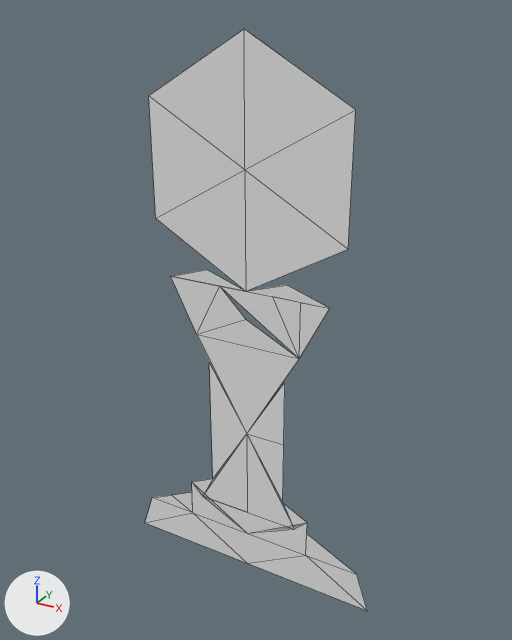
The OBJ model RLChess/resources/pawn.obj, before and after one commit.
Both versions are drawn from a 50 mm camera at (46.6, -37.9, -9.9) aimed at (25.3, 0.8, -29.3). Every picture has the same lights, and +X, +Y and +Z are marked at lower left. Mesh edges are drawn as thin lines. Where no turn or scale is listed for an object, it has been applied to the vertices.

The first picture shows 'pawn'.
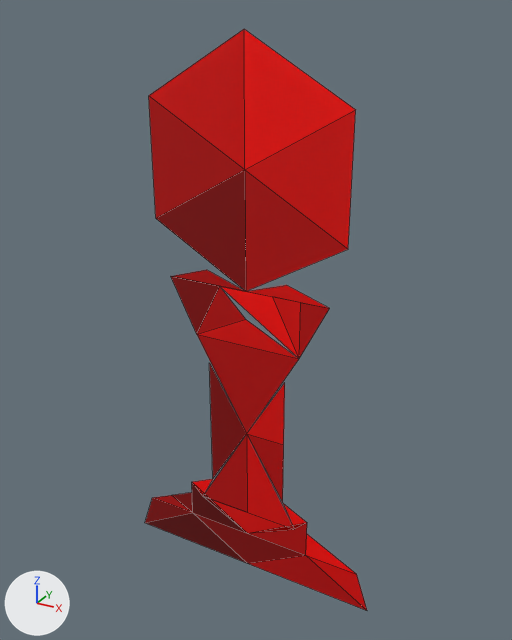
The edits, one by one:
Material 'Unit0' (mat_unit0) changes colour from white #e7e7e7 to dark red #630000; in linear values from (0.8, 0.8, 0.8) to (0.125, 0.0, 0.0).
Material 'Unit1' (mat_unit1) changes colour from white #e7e7e7 to red #890000; in linear values from (0.8, 0.8, 0.8) to (0.25, 0.0, 0.0).
Material 'Unit2' (mat_unit2) changes colour from white #e7e7e7 to red #bc0000; in linear values from (0.8, 0.8, 0.8) to (0.5, 0.0, 0.0).
Material 'Unit3' (mat_unit3) changes colour from white #e7e7e7 to red #e10000; in linear values from (0.8, 0.8, 0.8) to (0.75, 0.0, 0.0).
Material 'Unit4' (mat_unit4) changes colour from white #e7e7e7 to red #ff0000; in linear values from (0.8, 0.8, 0.8) to (1.0, 0.0, 0.0).

Boxes (x1, y1, x2, y2) around the edits, measured in the pictures (512 x 640 px):
'pawn', recoloured (white to red): (145, 29, 367, 611) in both
